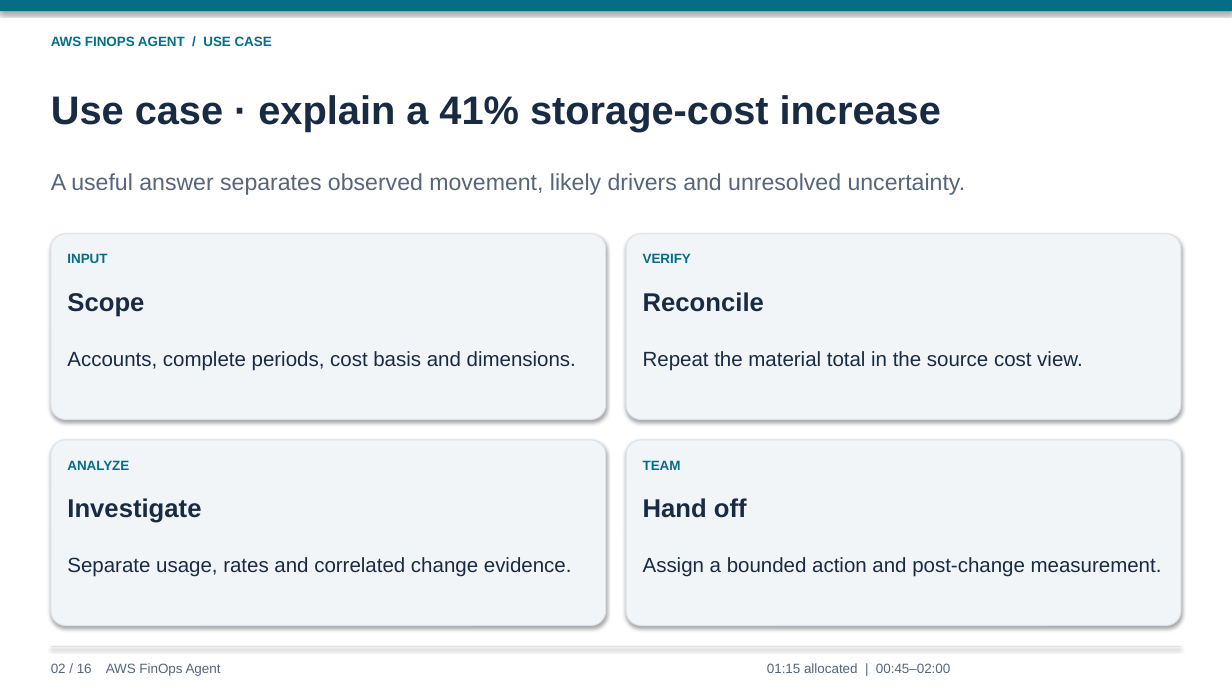
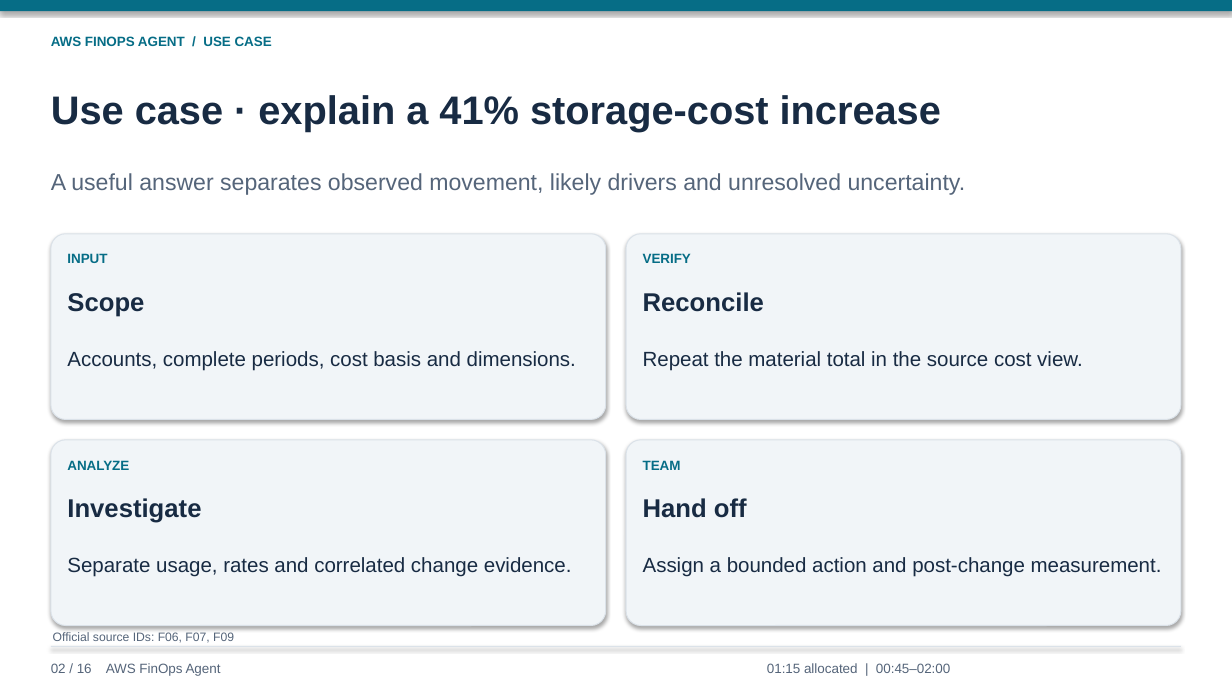
Before and after one commit to lyrel-dev/frontier-agents, a slide deck: slide 2 of presentations/aws-finops-agent-presentation.pptx. Drawn at 1232x693 pixels with LibreOffice and Linux fonts; fonts in the diff are those of the drawing. Boxes give left, top, right and bottom in pixels: in the first picture for what was removed or moved away, otherwise in the second. Text is boxed around its words. In the diff, an @@ line names an element or a change of style, - is before the commit and + after.

```diff
--- a/presentations/aws-finops-agent-presentation.pptx
+++ b/presentations/aws-finops-agent-presentation.pptx
@@ text added at bbox=[53, 632, 234, 643], 9.5 pt, text #55657A @@
+Official source IDs: F06, F07, F09
```
Also in this commit, not shown: 15 other slides changed, 13 slides added.
